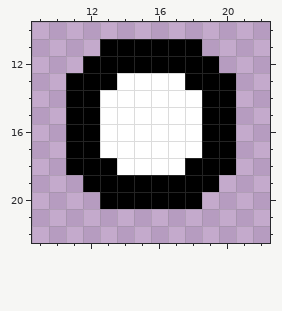
Two states of a pixel-art file, Assets/Sprites/bullet.aseprite. The picture above was drawn from the file before the commit.
32x32 pixels, 1 frame. Shown: x 9..22, y 10..22.
The result:
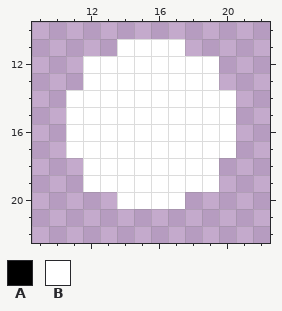
Palette (. is transparent): A #000000  B #ffffff
Change:
Changed rows in their new state; - is an unchanged pixel.
Layer "Layer 1":
first column x 11:
11 --.BBBB.--
12 -BBBBBBBB-
13 .BB----BB.
14 BB------BB
15 BB------BB
16 BB------BB
17 BB------BB
18 .BB----BB.
19 -BBBBBBBB-
20 --.BBBB.--
